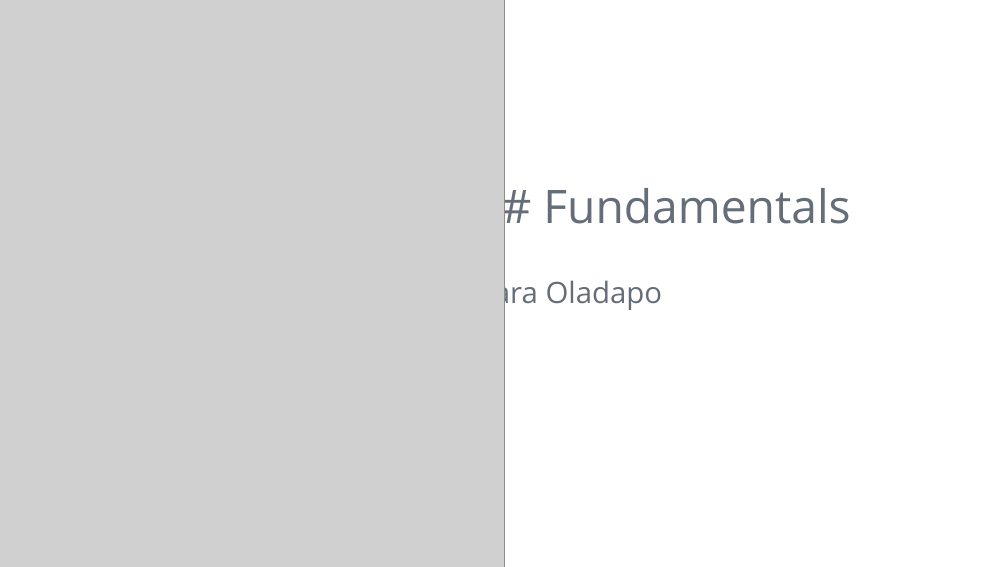
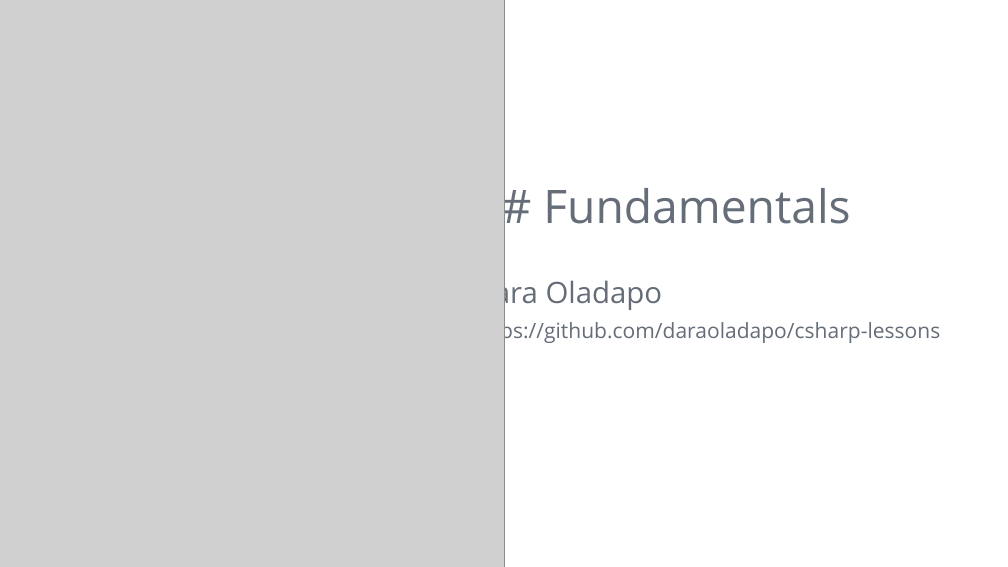
Before and after one commit to DaraOladapo/csharp-lessons, a slide deck: slide 1 of 01-intro/C# Lessons.pptx. Drawn at 1008x567 pixels with LibreOffice and Linux fonts; fonts in the diff are those of the drawing; grey boxes stand for pictures. Boxes give left, top, right and bottom in pixels: in the first picture for what was removed or moved away, otherwise in the second. Text is boxed around its words. In the diff, an @@ line names an element or a change of style, - is before the commit and + after.

```diff
--- a/01-intro/C# Lessons.pptx
+++ b/01-intro/C# Lessons.pptx
@@ text at box(472, 318, 940, 345): paragraph added @@
+https://github.com/daraoladapo/csharp-lessons
```
Also in this commit, not shown: 1 slide added, 4 other files.
